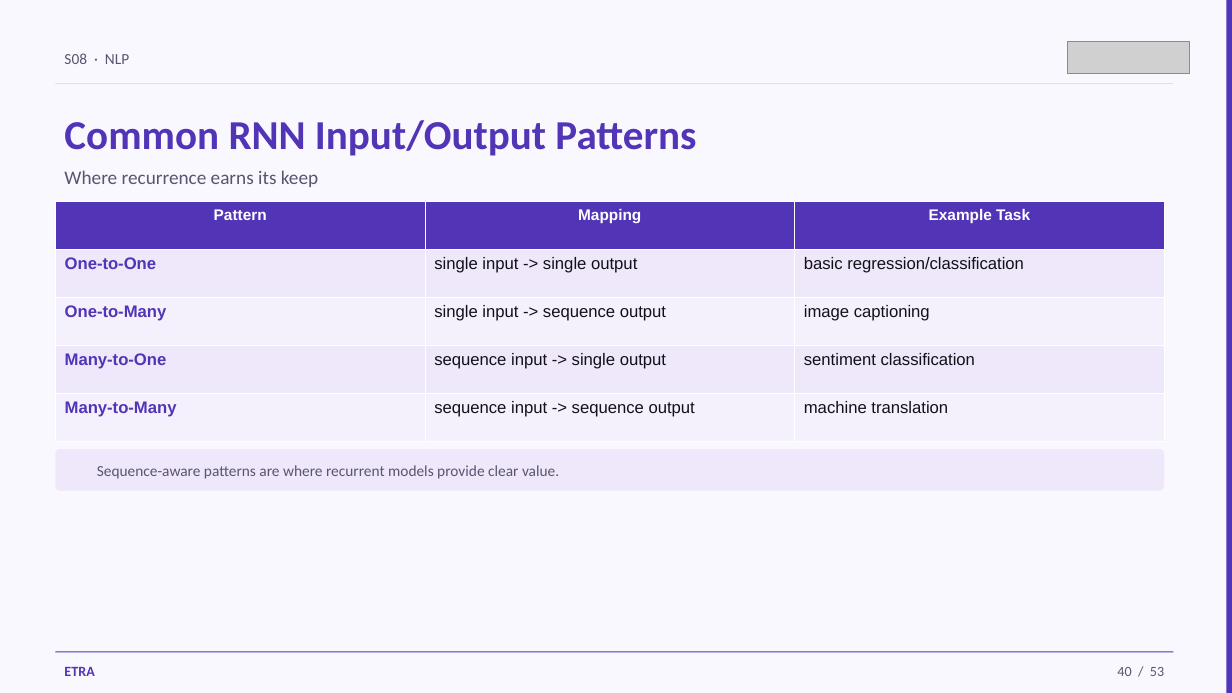
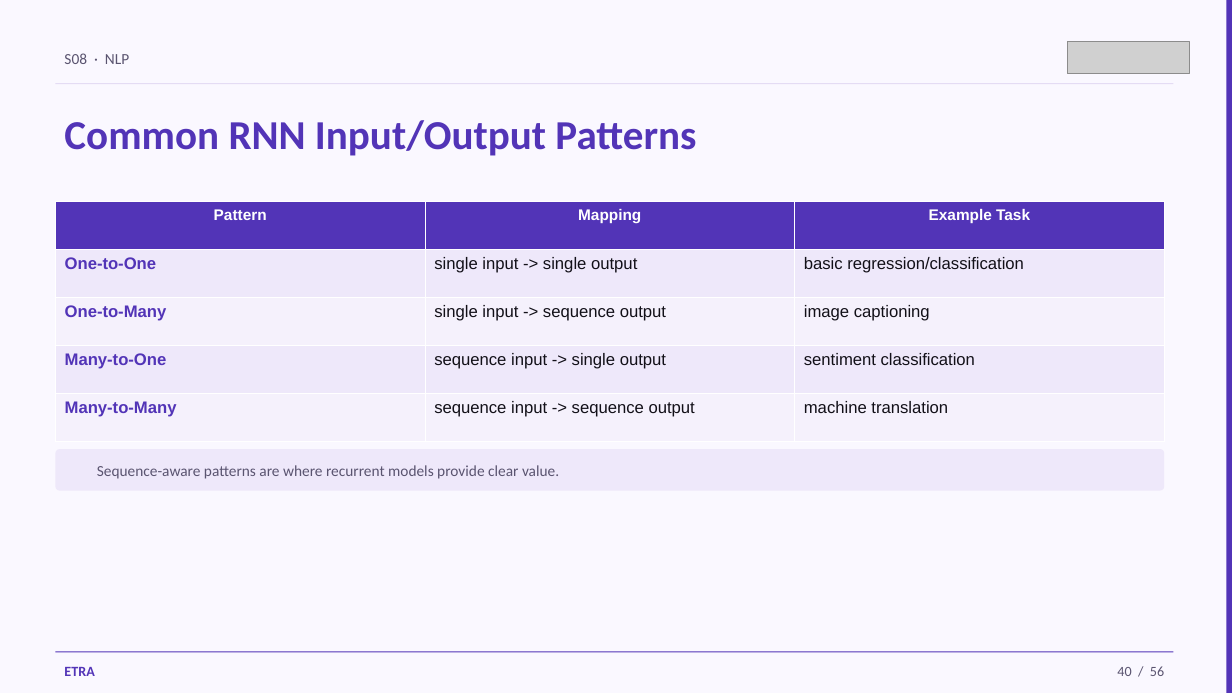
Before and after one commit to iksasa15/AI-ML, a slide deck: slide 40 of web-presentation/pdf-exports/Week3-Session1-NLP.pptx. Drawn at 1232x693 pixels with LibreOffice and Linux fonts; fonts in the diff are those of the drawing; grey boxes stand for pictures. Boxes give left, top, right and bottom in pixels: in the first picture for what was removed or moved away, otherwise in the second. Text is boxed around its words. In the diff, an @@ line names an element or a change of style, - is before the commit and + after.

```diff
--- a/web-presentation/pdf-exports/Week3-Session1-NLP.pptx
+++ b/web-presentation/pdf-exports/Week3-Session1-NLP.pptx
@@ text removed at box(64, 170, 318, 187) @@
-Where recurrence earns its keep
@@ text at box(1117, 666, 1164, 676): text changed @@
-40 / 53
+40 / 56
```
Also in this commit, not shown: 49 other slides changed, 5 slides added, 2 slides removed, 6 other files.
